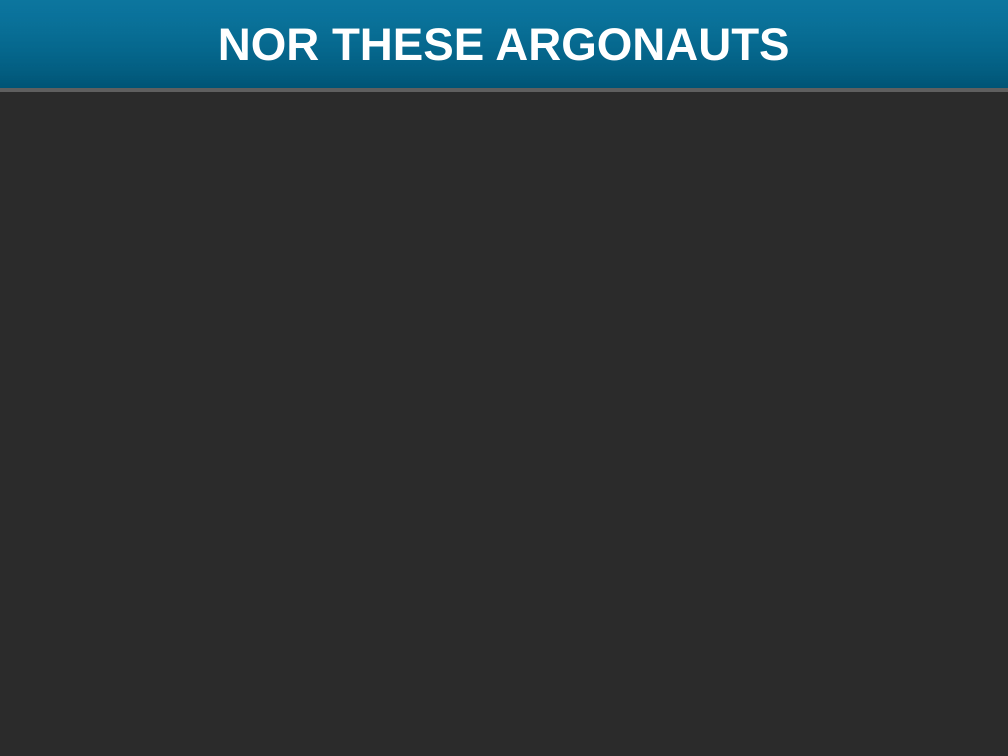
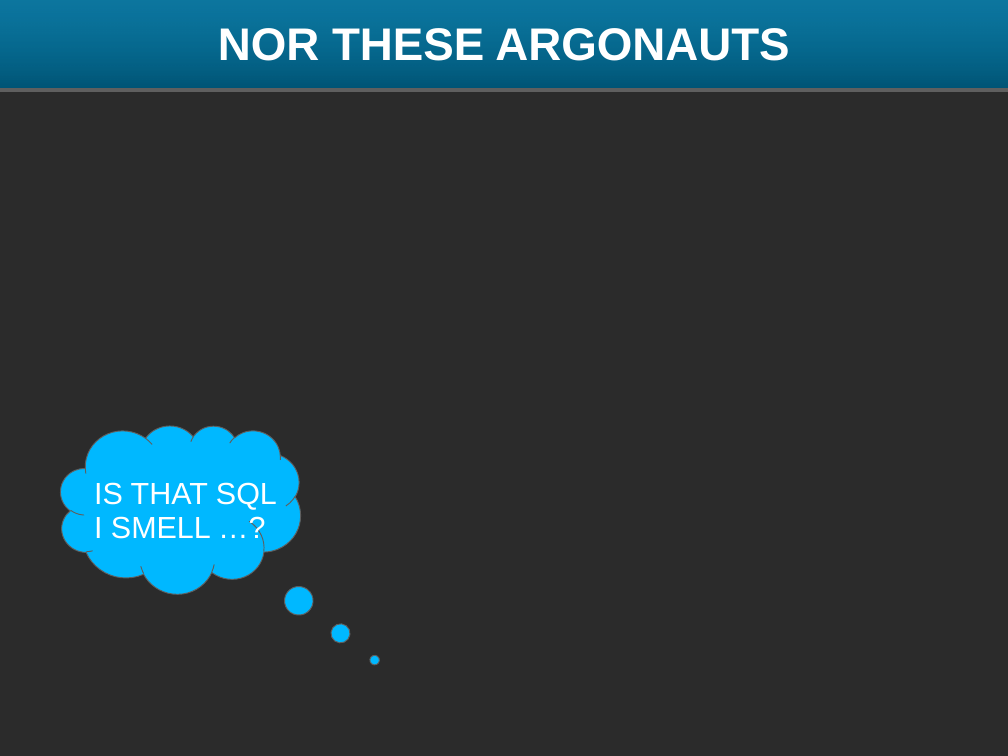
Before and after one commit to meghangill/klmugs, a slide deck: slide 3 of presentations/klmug-11/JSON.pptx. Drawn at 1008x756 pixels with LibreOffice and Linux fonts; fonts in the diff are those of the drawing; background and template pictures are left out; a plain dark background stands for a picture behind light text. Boxes give left, top, right and bottom in pixels: in the first picture for what was removed or moved away, otherwise in the second. Text is boxed around its words. In the diff, an @@ line names an element or a change of style, - is before the commit and + after.

```diff
--- a/presentations/klmug-11/JSON.pptx
+++ b/presentations/klmug-11/JSON.pptx
@@ thought cloud added at [50,409,310,608], fill #00B8FF, outline #5F5F5F 0.75 pt @@
@@ text added at [94,482,277,539], 24 pt, text #FFFFFF @@
+IS THAT SQL
+I SMELL …?
```
Also in this commit, not shown: 6 other slides changed, 10 slides added, 6 slides removed, 2 other files.
